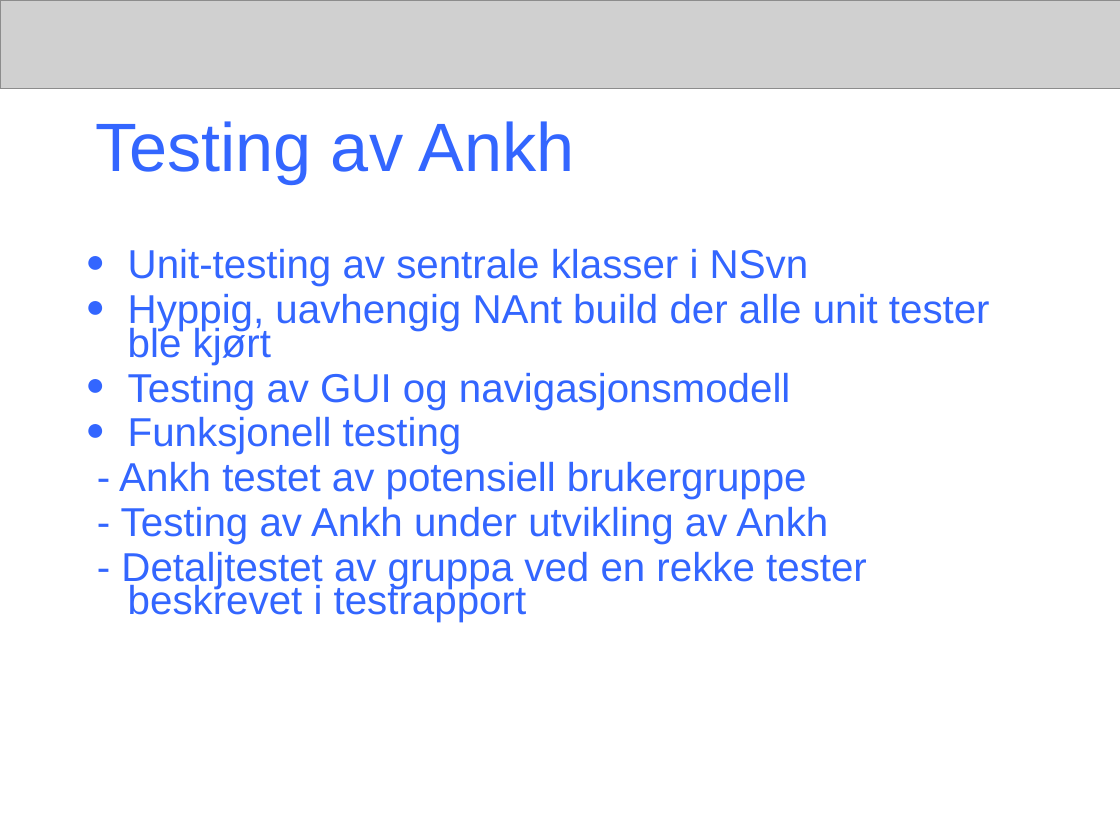
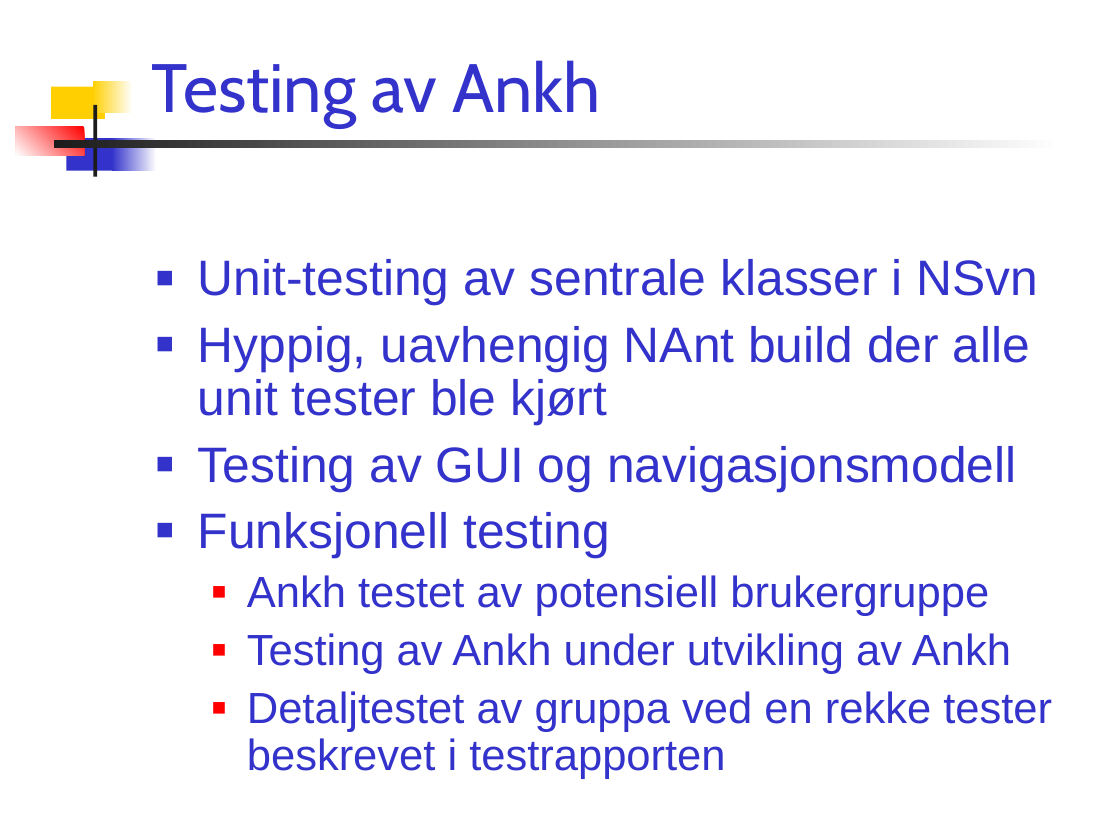
Before and after one commit to chucker/AnkhSVN, a slide deck: slide 14 of doc/powerpoint/Subversion_addin_for_VS.NET.ppt. Drawn at 1120x840 pixels with LibreOffice and Linux fonts; fonts in the diff are those of the drawing; grey boxes stand for pictures. Boxes give left, top, right and bottom in pixels: in the first picture for what was removed or moved away, otherwise in the second. Text is boxed around its words. In the diff, an @@ line names an element or a change of style, - is before the commit and + after.

Commit message:
* Changed the layout back to a template.   Change the template if you want to make changes such as font, colour, bg image. * Added image of the work schedule. * Removed the banner. * Changed some text, and fixed typos.

```diff
--- a/doc/powerpoint/Subversion_addin_for_VS.NET.ppt
+++ b/doc/powerpoint/Subversion_addin_for_VS.NET.ppt
@@ picture removed at (0,0,1120,88) @@
@@ title "Testing av Ankh": place and size @@
-title "Testing av Ankh" at (95,121,575,184)
+title "Testing av Ankh" at (152,60,600,127)
@@ title "Testing av Ankh" at (152,60,600,127): font Arial to Cabin, text colour #3366FF to #3333CC; vertical alignment middle to bottom @@
@@ rectangle added at (52,86,105,119), fill #FFCF01 @@
@@ rectangle added at (93,81,133,113), fill gradient #FFFFFF to #FFCF01 @@
@@ rectangle added at (93,105,96,177), fill #1C1C1C @@
@@ rectangle added at (16,127,84,156), fill gradient #FF0000 to #FFFFFF @@
@@ rectangle added at (54,140,1062,149), fill gradient #FFFFFF to #1C1C1C @@
@@ rectangle added at (66,138,118,170), fill #3333CC @@
@@ rectangle added at (112,138,157,170), fill gradient #FFFFFF to #3333CC @@
@@ text "Unit-testing av sentrale klasser i ...": place and size @@
-text "Unit-testing av sentrale klasser i ..." at (119,248,990,623)
+text "Unit-testing av sentrale klasser i ..." at (198,259,1052,779)
@@ text at (198,259,1039,558): size 25.9 to 32 pt, text colour #3366FF to #3333CC in "Unit-testing av sentrale klasser i NSvn", "Hyppig, uavhengig NAnt build der alle unit ...", "Testing av GUI og navigasjonsmodell", "Funksjonell testing"; bullet ● to ■; line spacing 0.7 to 0.9; more space between paragraphs; bullet colour #3366FF to #3333CC @@
@@ text at (247,575,1052,779): text changed; size 25.9 to 28 pt; text colour #3366FF to #3333CC @@
-- Ankh testet av potensiell brukergruppe
-- Testing av Ankh under utvikling av Ankh
-- Detaljtestet av gruppa ved en rekke tester beskrevet i testrapport
+  ■ Ankh testet av potensiell brukergruppe
+  ■ Testing av Ankh under utvikling av Ankh
+  ■ Detaljtestet av gruppa ved en rekke tester beskrevet i testrapporten
```
Also in this commit, not shown: 20 other slides changed, 1 slide added, 1 slide removed.
